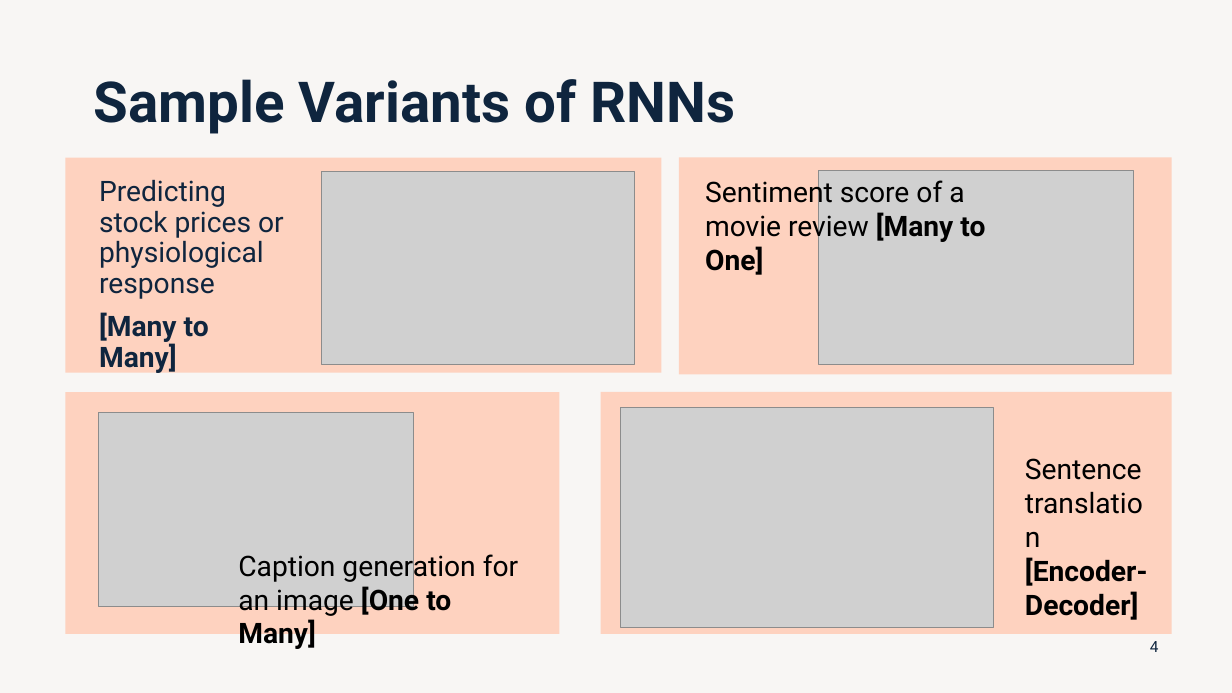
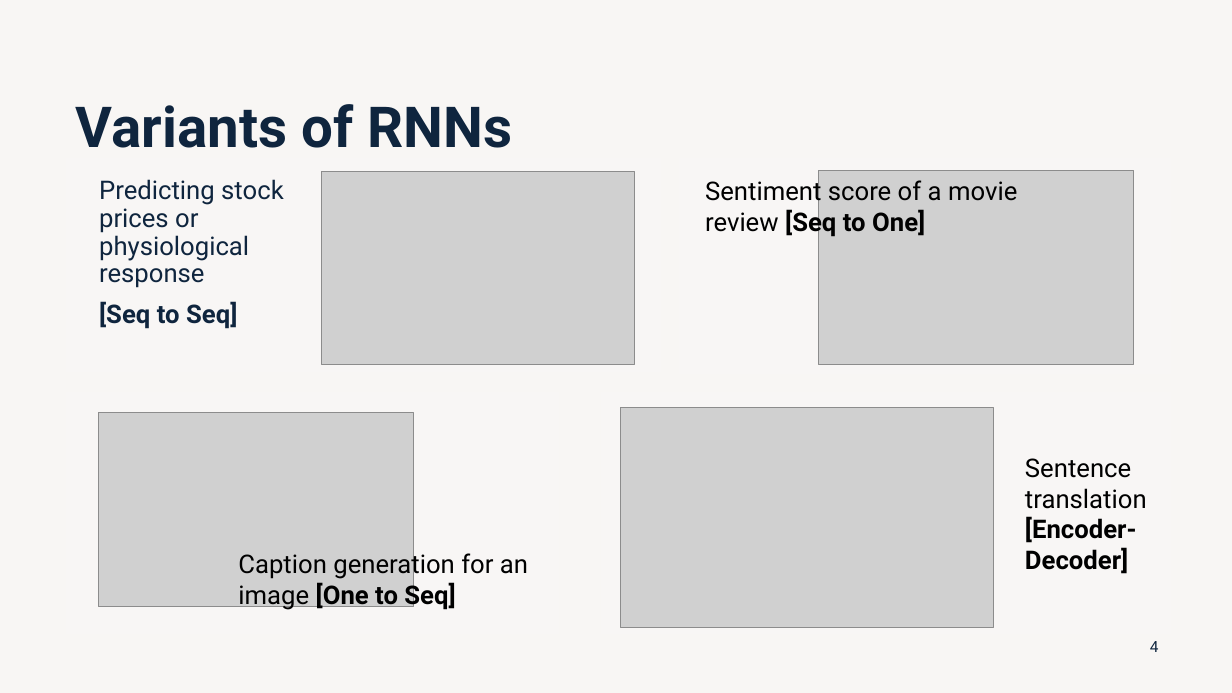
Before and after one commit to lobaton/Deep-Learning-with-Python, a slide deck: slide 4 of Slides/04 - Recurrent Neural Networks.pptx. Drawn at 1232x693 pixels with LibreOffice and Linux fonts; fonts in the diff are those of the drawing; grey boxes stand for pictures. Boxes give left, top, right and bottom in pixels: in the first picture for what was removed or moved away, otherwise in the second. Text is boxed around its words. In the diff, an @@ line names an element or a change of style, - is before the commit and + after.

```diff
--- a/Slides/04 - Recurrent Neural Networks.pptx
+++ b/Slides/04 - Recurrent Neural Networks.pptx
@@ title at (76, 104, 512, 148): text changed @@
-Sample Variants of RNNs
+Variants of RNNs
@@ text at (99, 179, 284, 288): size 22 to 20 pt in "Predicting stock prices or physiological response" @@
@@ text at (705, 176, 1017, 237): text changed; size 22 to 20 pt @@
-Sentiment score of a movie review [Many to One]
+Sentiment score of a movie review [Seq to One]
@@ text at (99, 301, 237, 329): text changed; size 22 to 20 pt @@
-[Many to Many]
+[Seq to Seq]
@@ fill #FED2BF to #F8F6F5 in 4 elements at (679, 157, 1172, 374), (66, 158, 662, 373), (66, 392, 560, 634), (601, 392, 1172, 634) @@
@@ text "Sentence translation [Encoder-Decoder]" at (1025, 458, 1147, 574): size 22 to 20 pt @@
@@ text at (238, 550, 528, 610): text changed; size 22 to 20 pt @@
-Caption generation for an image [One to Many]
+Caption generation for an image [One to Seq]
```
Also in this commit, not shown: 3 other slides changed, 6 other files.
